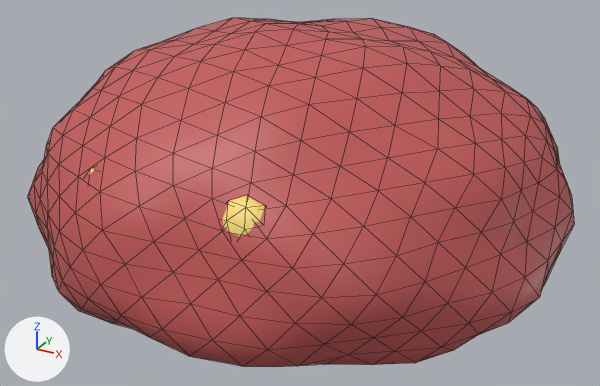
The FBX model Assets/Resources/Models/blob.fbx as it was, and as the next commit left it.
Both versions are drawn from a 50 mm lens placed at (0.559, -1.013, 0.624), pointed at (0.015, -0.023, 0.129). The lights are fixed; the arrows at lower left show +X, +Y and +Z. The first picture is the older version. Mesh edges are drawn as thin lines. Where no turn or scale is listed for an object, it has been applied to the vertices.

Names of what the first picture shows: 'Body', 'Eye@Body', 'Eye@Body.001'.
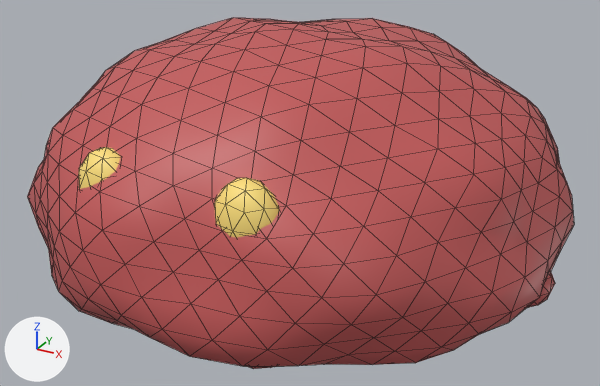
The change, as a diff of the scene's bpy script:
```diff
--- a/Assets/Resources/Models/blob.fbx.py
+++ b/Assets/Resources/Models/blob.fbx.py
@@ me_eye_body_001 @@
 # used by ob_eye_body_001; location = (0.0, 0.0, 0.0)
-me_eye_body_001.from_pydata(...)  # 42 vertices, 80 faces; spans x -0.1428..-0.0572, y -0.3315..-0.2685, z 0.1483..0.2518
+me_eye_body_001.from_pydata(...)  # 42 vertices, 80 faces; spans x -0.1428..-0.0572, y -0.3315..-0.2685, z 0.1683..0.2718
+# me_eye_body_001 part 1: the whole mesh is moved by (0.0, 0.0, 0.02)
 me_eye_body_001.materials.append(mat_eye)
@@ me_eye_body @@
 # used by ob_eye_body; location = (0.0, 0.0, 0.0)
-me_eye_body.from_pydata(...)  # 42 vertices, 80 faces; spans x 0.0572..0.1428, y -0.3315..-0.2685, z 0.1483..0.2518
+me_eye_body.from_pydata(...)  # 42 vertices, 80 faces; spans x 0.0572..0.1428, y -0.3315..-0.2685, z 0.1683..0.2718
+# me_eye_body part 2: the whole mesh is moved by (0.0, 0.0, 0.02)
 me_eye_body.materials.append(mat_eye)
@@ me_drip_body_004 @@
+me_drip_body_004.from_pydata(...)  # an icosphere of 80 faces spanning x 0.0575..0.1526, y -0.3353..-0.2353, z 0.025..0.095
+me_drip_body_004.materials.append(mat_primary)  # red #c45959
@@ me_drip_body @@
+me_drip_body.from_pydata(...)  # an icosphere of 80 faces spanning x 0.2924..0.3876, y -0.05..0.05, z 0.025..0.095
+me_drip_body.materials.append(mat_primary)  # red #c45959
@@ ob_drip_body_004 @@
+ob_drip_body_004 = bpy.data.objects.new('Drip@Body.004', me_drip_body_004)
+ob_drip_body_004.location = (0.0, 0.0, 0.0)
@@ ob_drip_body @@
+ob_drip_body = bpy.data.objects.new('Drip@Body', me_drip_body)
+ob_drip_body.location = (0.0, 0.0, 0.0)
```

Pixel boxes (x1, y1, x2, y2) of what changed, in the pictures (600 x 386 px):
'Eye@Body', moved: before (222, 196, 264, 236); after (214, 178, 279, 238)
'Eye@Body.001', moved (mostly hidden before): before (89, 167, 94, 174); after (78, 147, 120, 189)
'Drip@Body', added: after (527, 272, 555, 308)
'Drip@Body.004', added (mostly hidden): after (247, 366, 271, 369)
